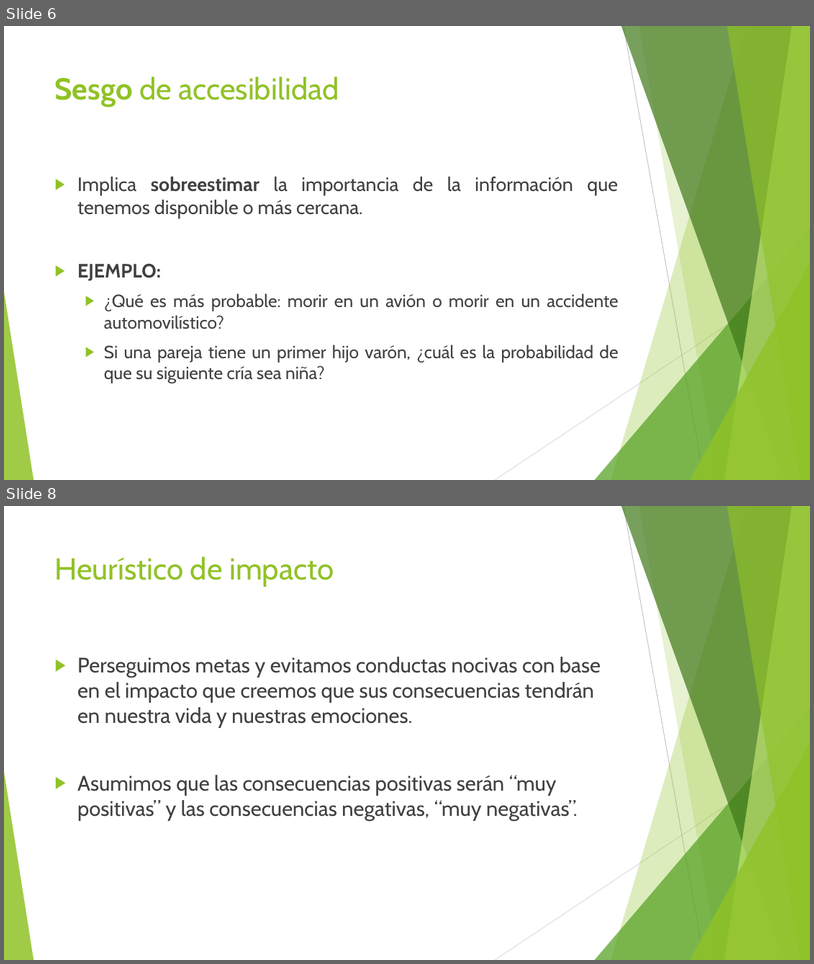
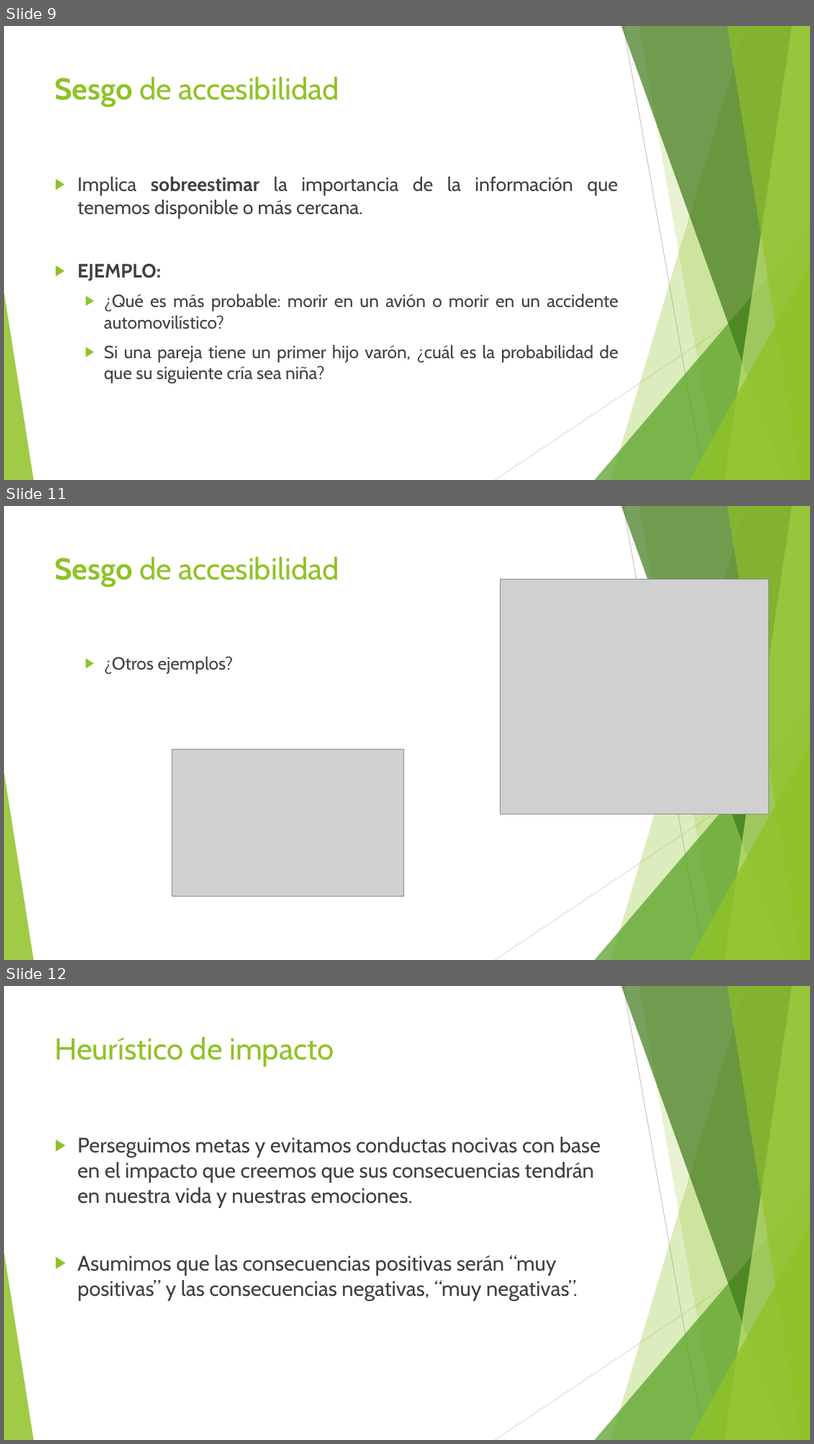
Before and after one commit to Adrifelcha/afchavez-019, a slide deck: JeanPiaget/Presentaciones/Bonus_Heuristios-Sesgos.pptx. Shown one above the other, each under a label of ours: slides 6 and 8 before the commit, slides 9, 11 and 12 after it; the slides between them are not shown. The pictures are 814x964 and 814x1444 pixels, drawn with LibreOffice and Linux fonts; fonts in the diff are those of the drawing; grey boxes stand for pictures. Boxes give left, top, right and bottom in pixels: in the first picture for what was removed or moved away, otherwise in the second. Text is boxed around its words. In the diff, an @@ line names an element or a change of style, - is before the commit and + after.

```diff
--- a/JeanPiaget/Presentaciones/Bonus_Heuristios-Sesgos.pptx
+++ b/JeanPiaget/Presentaciones/Bonus_Heuristios-Sesgos.pptx
@@ slide 11 added at bbox=[4, 506, 810, 960], background #FFFFFF; not listed: 10 template elements that a slide beside it also shows @@
@@ title added at bbox=[55, 556, 340, 587], 36 pt, text #90C226 @@
+Sesgo de accesibilidad
@@ picture added at bbox=[501, 579, 769, 813] @@
@@ text added at bbox=[104, 656, 234, 674], 21 pt, text #404040 @@
+  ▶ ¿Otros ejemplos?
@@ picture added at bbox=[172, 749, 404, 896] @@
@@ what was slide 6 is now slide 9 @@
@@ what was slide 8 is now slide 12 @@
```
Also in this commit, not shown: 6 slides changed, 14 other slides added, 2 slides removed, 6 other files.
